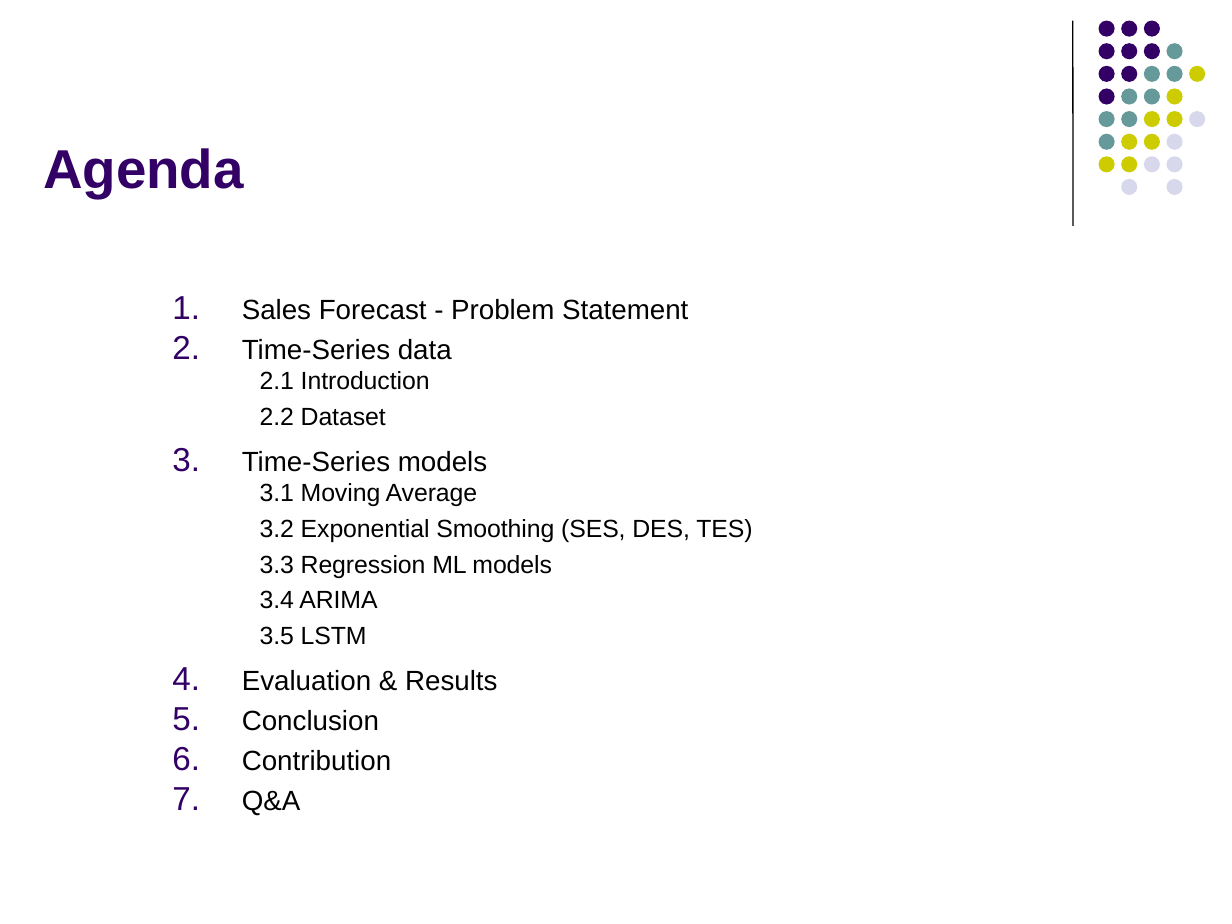
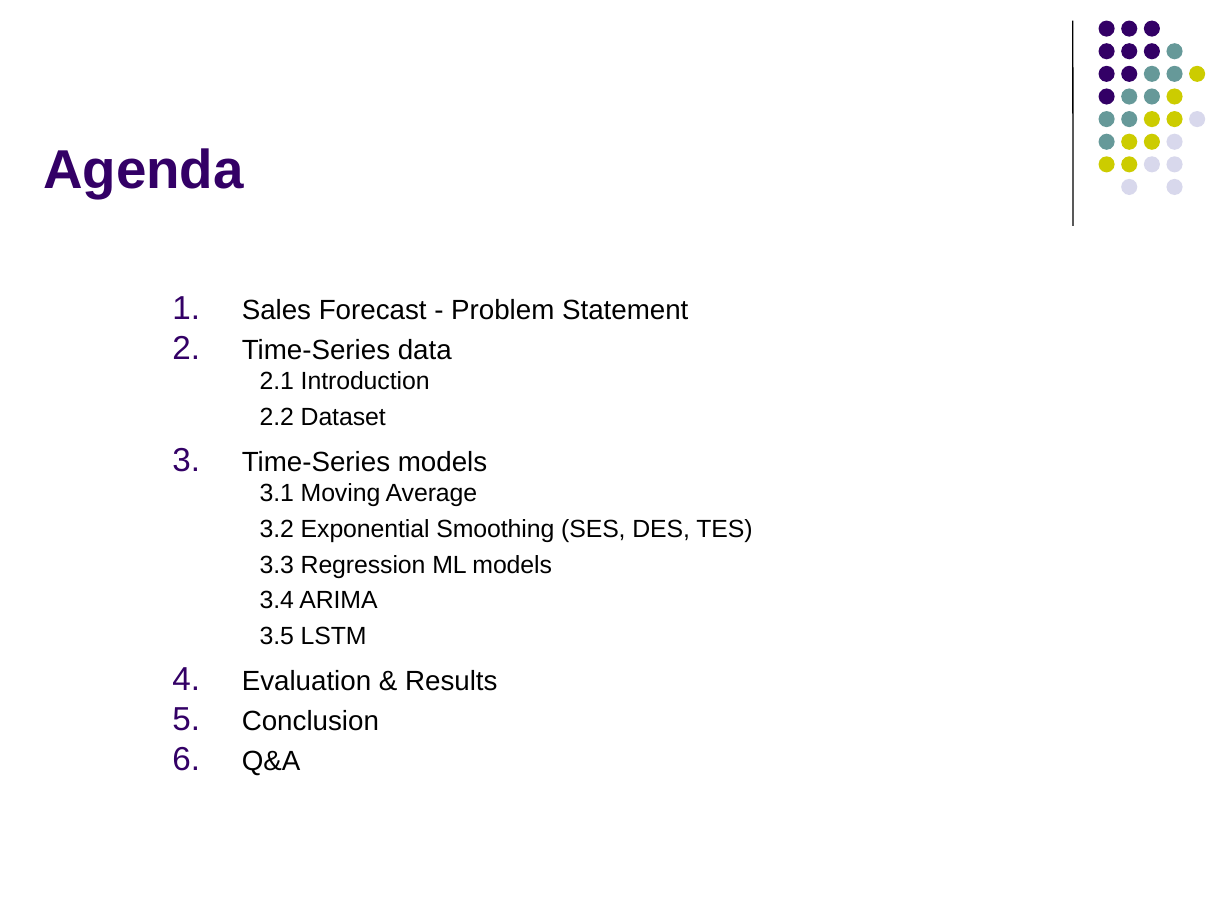
Before and after one commit to teresabui/Time_Series, a slide deck: slide 3 of SupplyChainAnalytics_Predict_Sales_Using_TimeSeries/DAB400_SCA_FinalProject_SalesForecast_usingTimeSeriesModels_Group3_Presentation.pptx (slide 2 before the commit). Drawn at 1232x924 pixels with LibreOffice and Linux fonts; fonts in the diff are those of the drawing. Boxes give left, top, right and bottom in pixels: in the first picture for what was removed or moved away, otherwise in the second. Text is boxed around its words. In the diff, an @@ line names an element or a change of style, - is before the commit and + after.

```diff
--- a/SupplyChainAnalytics_Predict_Sales_Using_TimeSeries/DAB400_SCA_FinalProject_SalesForecast_usingTimeSeriesModels_Group3_Presentation.pptx
+++ b/SupplyChainAnalytics_Predict_Sales_Using_TimeSeries/DAB400_SCA_FinalProject_SalesForecast_usingTimeSeriesModels_Group3_Presentation.pptx
@@ text at [242, 750, 391, 771]: paragraph removed @@
-6. Contribution
```
Also in this commit, not shown: 2 other slides changed.
